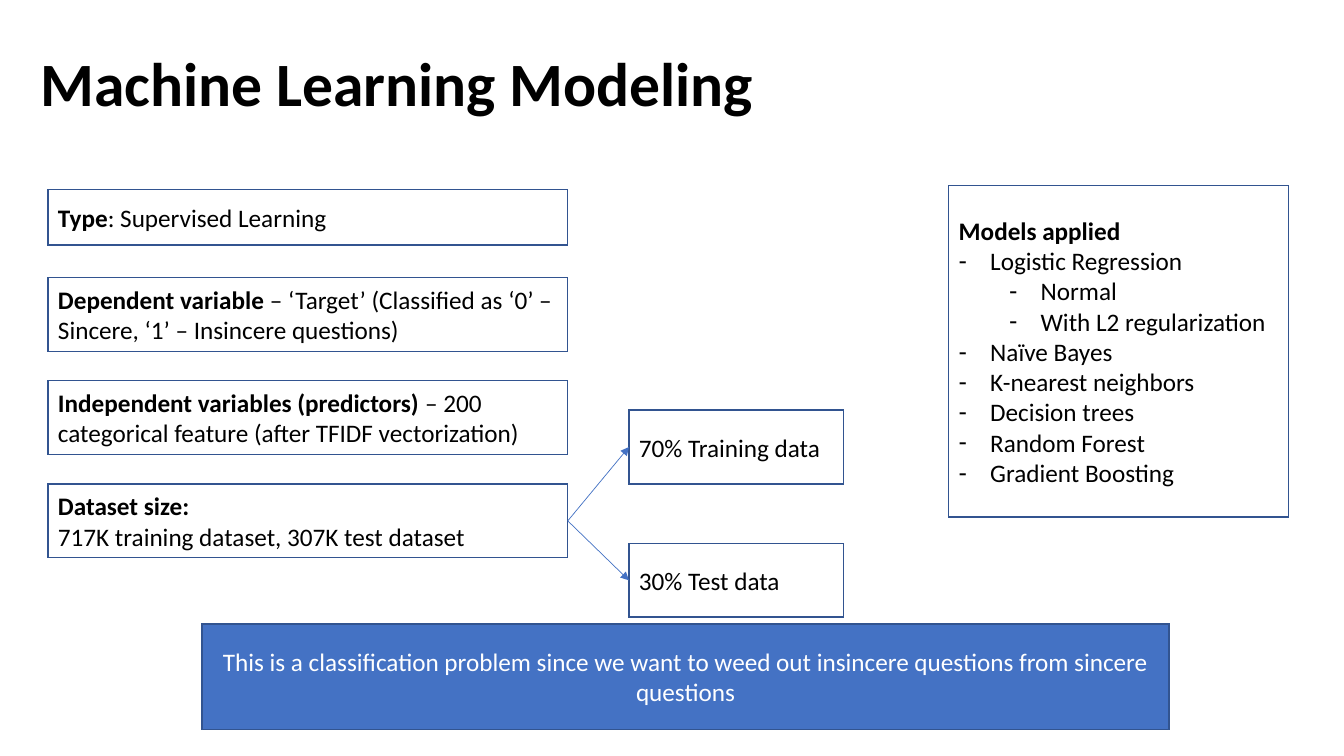
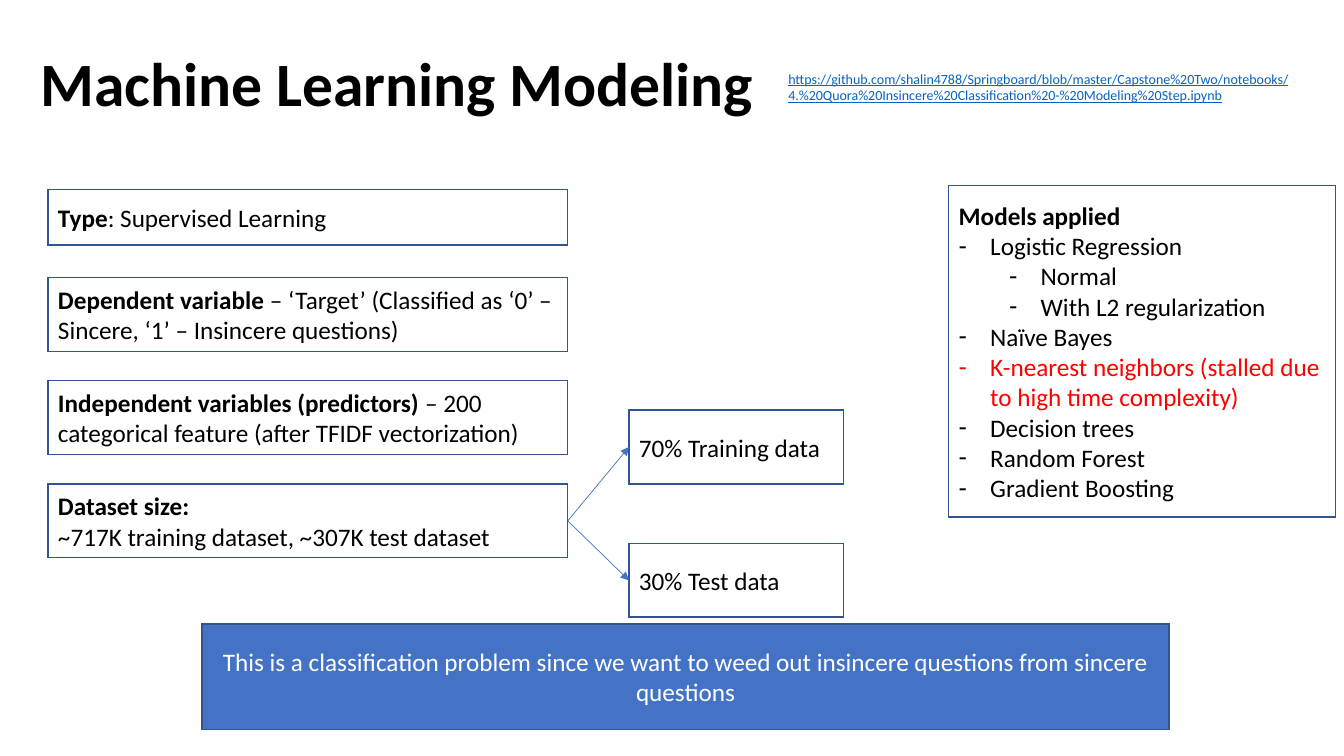
Before and after one commit to shalin4788/Springboard-Do-not-refer-, a slide deck: slide 10 of Capstone Two/reports/Capstone_Presentation.pptx. Drawn at 1344x756 pixels with LibreOffice and Linux fonts; fonts in the diff are those of the drawing. Boxes give left, top, right and bottom in pixels: in the first picture for what was removed or moved away, otherwise in the second. Text is boxed around its words. In the diff, an @@ line names an element or a change of style, - is before the commit and + after.

Commit message:
updated final deck

```diff
--- a/Capstone Two/reports/Capstone_Presentation.pptx
+++ b/Capstone Two/reports/Capstone_Presentation.pptx
@@ text added at bbox=[788, 74, 1288, 103], 10 pt, text #0563C1, underline @@
+https://github.com/shalin4788/Springboard/blob/master/Capstone%20Two/notebooks/4.%20Quora%20Insincere%20Classification%20-%20Modeling%20Step.ipynb
@@ rectangle "Models applied": place and size @@
-rectangle "Models applied" at bbox=[949, 186, 1289, 517]
+rectangle "Models applied" at bbox=[949, 186, 1336, 517]
@@ text in rectangle at bbox=[990, 358, 1319, 411]: text changed; text colour #000000 to #FF0000 @@
-– K-nearest neighbors
+– K-nearest neighbors (stalled due to high time complexity)
@@ text in rectangle at bbox=[58, 528, 490, 551]: text changed @@
-717K training dataset, 307K test dataset
+~717K training dataset, ~307K test dataset
```
Also in this commit, not shown: 7 other slides changed.
